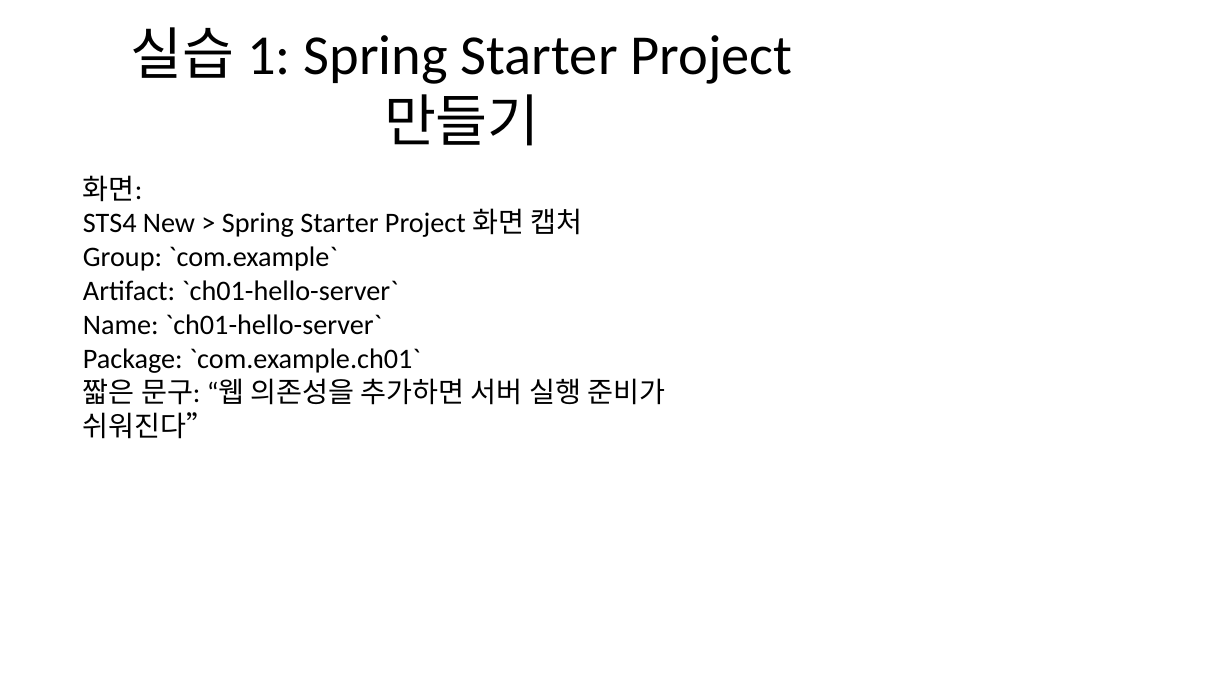
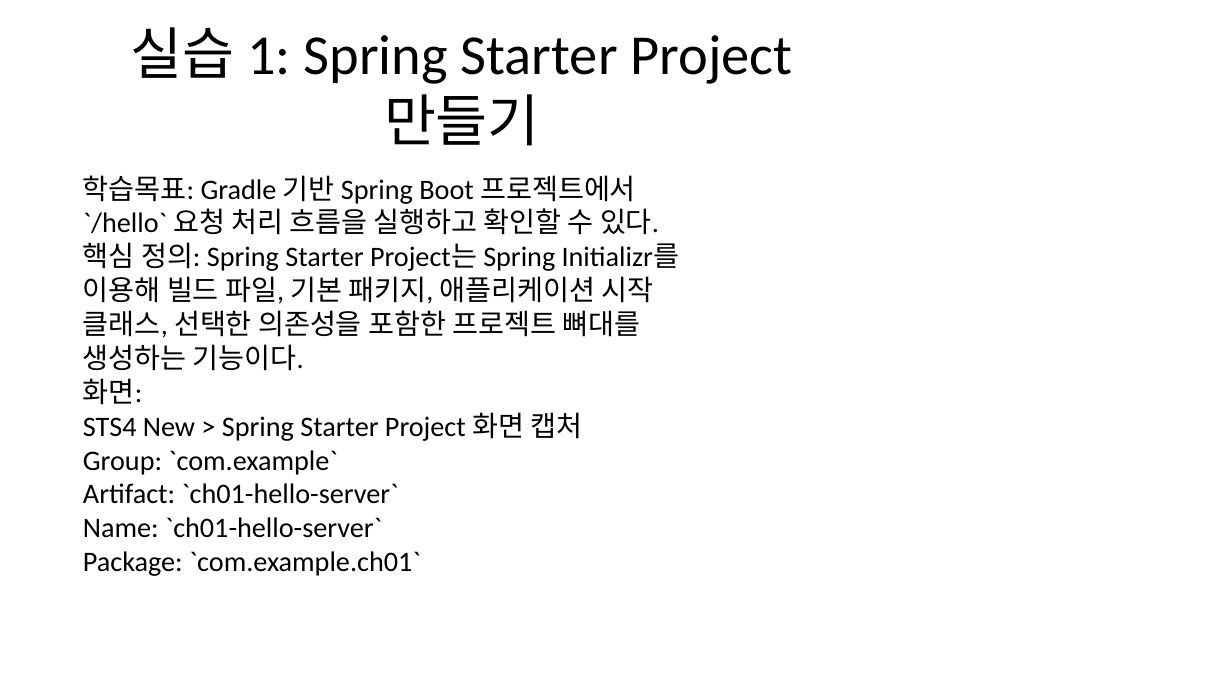
Before and after one commit to openskill-harness/lecture-workflow, a slide deck: slide 14 of courses/spring-boot-basic/pptx/ch01.pptx. Drawn at 1232x693 pixels with LibreOffice and Linux fonts; fonts in the diff are those of the drawing. Boxes give left, top, right and bottom in pixels: in the first picture for what was removed or moved away, otherwise in the second. Text is boxed around its words. In the diff, an @@ line names an element or a change of style, - is before the commit and + after.

```diff
--- a/courses/spring-boot-basic/pptx/ch01.pptx
+++ b/courses/spring-boot-basic/pptx/ch01.pptx
@@ text at [83,175,680,371]: paragraphs added @@
+학습목표: Gradle 기반 Spring Boot 프로젝트에서 `/hello` 요청 처리 흐름을 실행하고 확인할 수 있다.
+핵심 정의: Spring Starter Project는 Spring Initializr를 이용해 빌드 파일, 기본 패키지, 애플리케이션 시작 클래스, 선택한 의존성을 포함한 프로젝트 뼈대를 생성하는 기능이다.
@@ text at [83,378,665,439]: paragraph removed @@
-짧은 문구: “웹 의존성을 추가하면 서버 실행 준비가 쉬워진다”
```
Also in this commit, not shown: 25 other slides changed, 24 other files.
